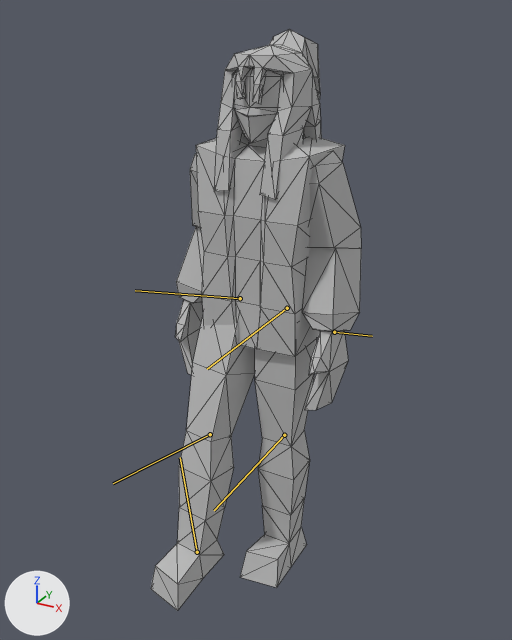
Two versions of the glTF model Assets/Models/Character Models/Axel/Axel Model.glb, one commit apart.
Rendered twice from a 50 mm camera at (13.7, -25.8, 25.3) aimed at (0.1, -0.9, 12.8). Lighting does not change. The marker at lower left points along +X, +Y and +Z. Both versions are drawn at frame 0 of the action 'IdleLower'; the numbers are the values there. The bones that change are drawn over the model as lines. Mesh edges are drawn as thin lines.
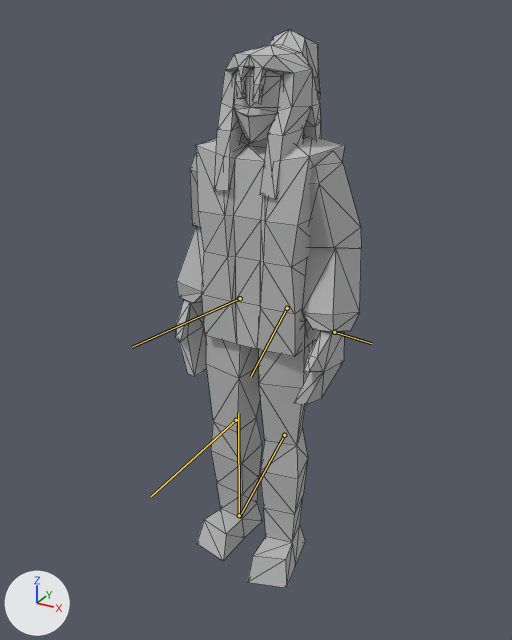
Location of each change, (x1, y1, x2, y2) in pixels of the pictures (512 x 640 px):
'Mesh_5', posed: before (151, 316, 255, 611); after (197, 336, 263, 561)
'Mesh_6', posed: before (240, 339, 317, 588); after (248, 315, 313, 588)
'Mesh_4', posed: before (302, 151, 361, 410); after (294, 151, 361, 405)
bone 'PalmL', root to tip: before (334, 332) to (372, 336); after (334, 332) to (371, 343)
bone 'UpperLegL', root to tip: before (287, 308) to (207, 369); after (287, 308) to (250, 377)
bone 'LowerLegL', root to tip: before (284, 435) to (214, 510); after (284, 435) to (239, 518)
bone 'UpperLegR', root to tip: before (240, 298) to (135, 290); after (240, 298) to (132, 347)
bone 'LowerLegR', root to tip: before (210, 434) to (113, 483); after (236, 420) to (151, 496)
bone 'FootR', root to tip: before (197, 552) to (180, 457); after (239, 515) to (238, 413)

The edits, one by one:
Bone 'PalmL' (bone_palml) turns from (0, 0, 0) to (10, 0, 0) degrees about its own x, y and z.
Bone 'UpperLegL' (bone_upperlegl) turns from (0, 0, 0) to (0, 0, -15) degrees about its own x, y and z.
Bone 'LowerLegL' (bone_lowerlegl) turns from (0, 0, 0) to (0, 0, 5) degrees about its own x, y and z.
Bone 'UpperLegR' (bone_upperlegr) turns from (-20, 0, 10) to (0, -3, 10) degrees about its own x, y and z.
Bone 'LowerLegR' (bone_lowerlegr) turns from (10, 0, -5) to (5, 0, -5) degrees about its own x, y and z.
Bone 'FootR' (bone_footr) turns from (20, 0, 0) to (-5, 0, 2) degrees about its own x, y and z.
